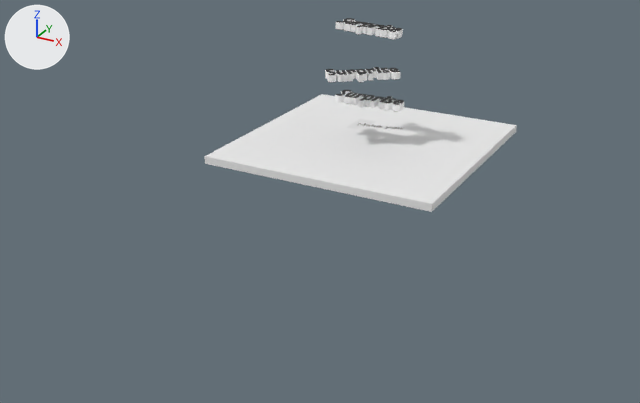
A saved change to the glTF model src/assets/scene/section_4.glb.
Both versions are drawn from a camera (50 mm lens) standing at (49.5, -103.6, 39.1) and looking at (1.0, -15.4, -5.0). Arrows for +X, +Y and +Z are at upper left; the lights stay in place. Vertices at the same position are counted once.

The first picture shows 'Ground', 'Text.001', 'Text.002', 'Text.003'.
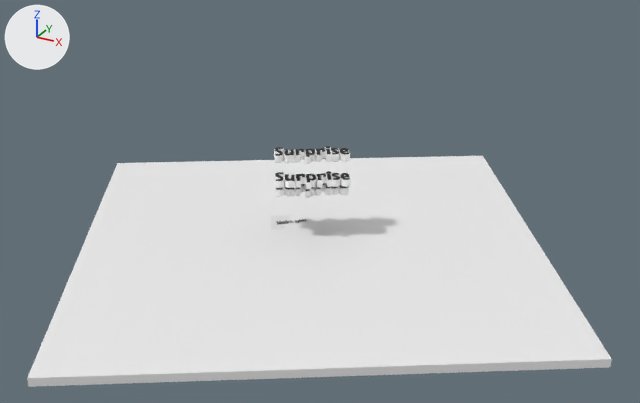
ob_falltexts is not drawn itself; it is the parent of ob_text_001, ob_text_002, ob_text_003.
ob_avoids is not drawn itself; it is the parent of ob_plane_001, ob_plane_002, ob_plane_004.

Pixel boxes [x1, y1, x2, y2] of what changed, in the pictures (640 x 403 px):
'Ground', reshaped, moved, turned, rescaled: before [204, 94, 517, 212]; after [27, 156, 612, 387]
'Text.001', moved, turned: before [325, 67, 401, 82]; after [274, 171, 351, 189]
'Text.003', moved, turned: before [336, 18, 403, 40]; after [274, 146, 350, 164]
'Text.002', moved, turned: before [335, 90, 404, 112]; after [275, 183, 349, 198]
'Plane.001', moved, turned, rescaled: before [347, 119, 376, 129]; after [271, 215, 291, 230]
'Text', moved, turned: before [358, 123, 402, 129]; after [276, 219, 306, 225]

What changed in the scene script:
```text
Change me_cube:
    where me_cube.from_pydata(...)  # 8 vertices, 12 faces; spans x -0.5..0.5, y -0.5..0.5, z -0.5..0.5
    used by ob_ground; location = (0.0, 0.0, -2.5); scale = (31.8, 31.8, 1.0)
    me_cube part 1
    me_cube.vertices[0].co: (-0.5, -0.5, -0.5) -> (-29.06, -29.06, -0.5)  # pixel (204, 163) -> pixel (28, 386)
    me_cube.vertices[1].co: (-0.5, -0.5, 0.5) -> (-29.06, -29.06, 0.5)  # pixel (204, 156) -> pixel (27, 378)
    me_cube.vertices[2].co: (-0.5, 0.5, -0.5) -> (-29.06, 29.06, -0.5)
    me_cube.vertices[3].co: (-0.5, 0.5, 0.5) -> (-29.06, 29.06, 0.5)  # pixel (321, 94) -> pixel (117, 163)
    me_cube.vertices[4].co: (0.5, -0.5, -0.5) -> (29.06, -29.06, -0.5)  # pixel (431, 211) -> pixel (610, 367)
    me_cube.vertices[5].co: (0.5, -0.5, 0.5) -> (29.06, -29.06, 0.5)  # pixel (432, 203) -> pixel (611, 359)
    me_cube.vertices[6].co: (0.5, 0.5, -0.5) -> (29.06, 29.06, -0.5)  # pixel (516, 131) -> not seen
    me_cube.vertices[7].co: (0.5, 0.5, 0.5) -> (29.06, 29.06, 0.5)  # pixel (516, 125) -> pixel (482, 155)
Change ob_avoids:
    add ob_avoids.parent = ob_ground
    ob_avoids.location: (0.0, 0.0, 1.289) -> (0.0, 0.0, 3.789)
Change ob_falltexts:
    ob_falltexts.location: (0.0, 2.68, 0.0) -> (-2.715, -11.49, -9.536)
    ob_falltexts.rotation_euler: (0.0, 0.0, 0.0) -> (0.0, 0.0, 0.56)  # degrees (0, 0, 0) -> degrees (0, 0, 32)
Change ob_text_001:
    ob_text_001.rotation_euler: (0.0, 0.0, 0.664) -> (0.0, 0.0, 0.0)  # degrees (0, 0, 38) -> degrees (0, 0, 0)
    ob_text_001.location: (0.279, -5.33, 7.858) -> (0.279, -2.133, 6.06)
Change ob_text_002:
    ob_text_002.location: (0.279, -2.843, 3.646) -> (0.279, 0.749, 3.696)
Change ob_text_003:
    ob_text_003.rotation_euler: (0.0, 0.0, -0.186) -> (0.0, 0.0, 0.0)  # degrees (0, 0, -11) -> degrees (0, 0, 0)
    ob_text_003.location: (0.279, -3.578, 13.51) -> (0.279, -0.421, 8.806)
Change ob_text:
    ob_text.location: (-4.21, 4.74, -1.97) -> (-7.38, -11.98, -11.5)
    ob_text.rotation_euler: (0.0, 0.0, 0.228) -> (0.0, 0.0, 0.788)  # degrees (0, 0, 13) -> degrees (0, 0, 45)
Change ob_ground:
    ob_ground.scale: (31.8, 31.8, 1.0) -> (1.0, 1.0, 1.0)
    ob_ground.location: (0.0, 0.0, -2.5) -> (-1.29, -13.76, -12.04)
    ob_ground.rotation_euler: (0.0, 0.0, 0.0) -> (0.0, 0.0, 0.56)  # degrees (0, 0, 0) -> degrees (0, 0, 32)
```
